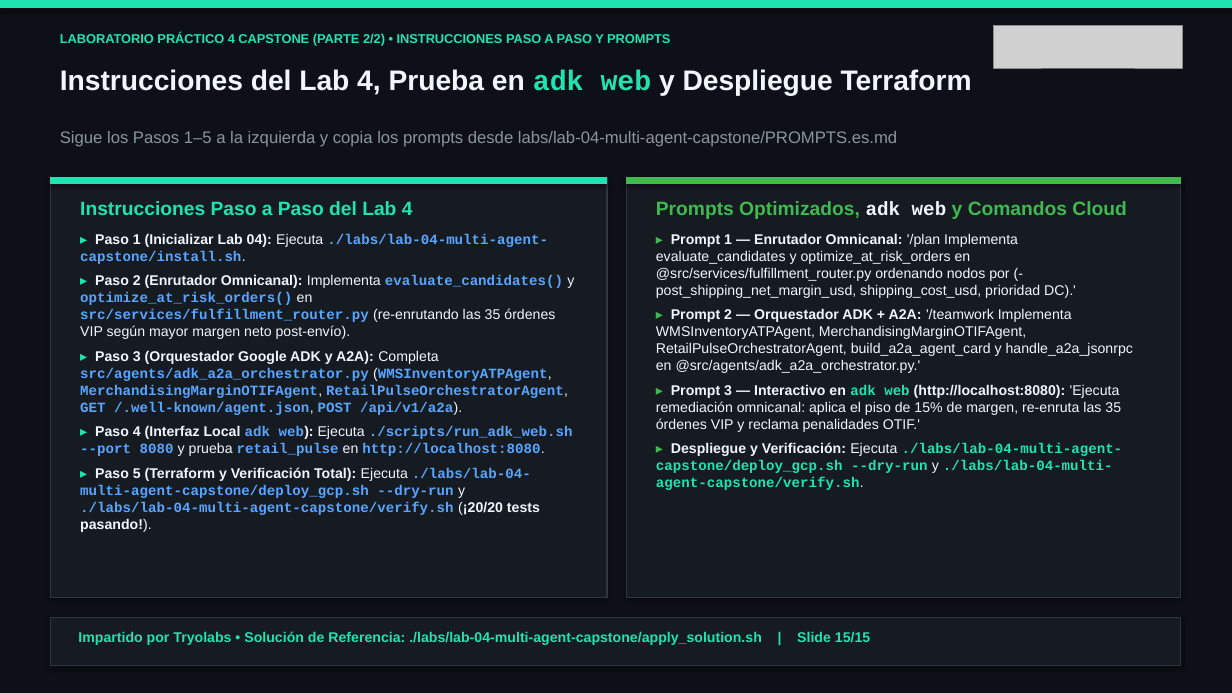
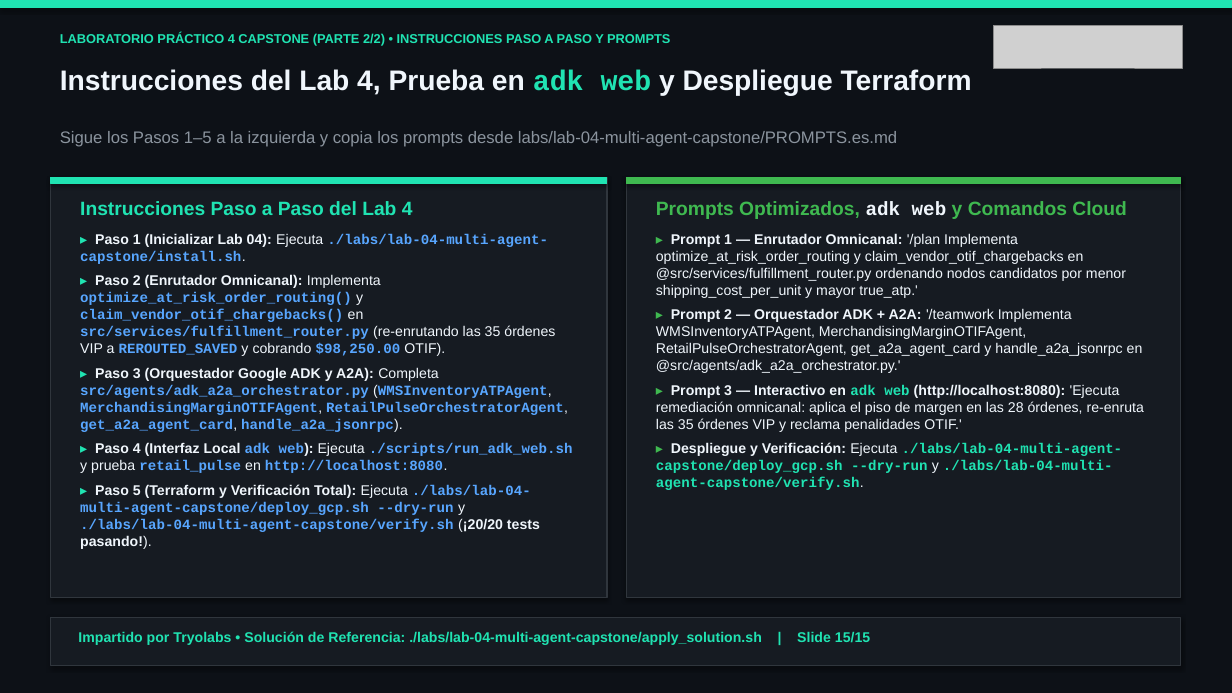
Before and after one commit to tryolabs/antigravity-workshop-retail, a slide deck: slide 15 of slides/antigravity_retail_workshop_es.pptx. Drawn at 1232x693 pixels with LibreOffice and Linux fonts; fonts in the diff are those of the drawing; grey boxes stand for pictures. Boxes give left, top, right and bottom in pixels: in the first picture for what was removed or moved away, otherwise in the second. Text is boxed around its words. In the diff, an @@ line names an element or a change of style, - is before the commit and + after.

```diff
--- a/slides/antigravity_retail_workshop_es.pptx
+++ b/slides/antigravity_retail_workshop_es.pptx
@@ text at [656,233,1144,432]: text changed @@
-▸ Prompt 1 — Enrutador Omnicanal: '/plan Implementa evaluate_candidates y optimize_at_risk_orders en @src/services/fulfillment_router.py ordenando nodos por (-post_shipping_net_margin_usd, shipping_cost_usd, prioridad DC).'
-▸ Prompt 2 — Orquestador ADK + A2A: '/teamwork Implementa WMSInventoryATPAgent, MerchandisingMarginOTIFAgent, RetailPulseOrchestratorAgent, build_a2a_agent_card y handle_a2a_jsonrpc en @src/agents/adk_a2a_orchestrator.py.'
-▸ Prompt 3 — Interactivo en adk web (http://localhost:8080): 'Ejecuta remediación omnicanal: aplica el piso de 15% de margen, re-enruta las 35 órdenes VIP y reclama penalidades OTIF.'
+▸ Prompt 1 — Enrutador Omnicanal: '/plan Implementa optimize_at_risk_order_routing y claim_vendor_otif_chargebacks en @src/services/fulfillment_router.py ordenando nodos candidatos por menor shipping_cost_per_unit y mayor true_atp.'
+▸ Prompt 2 — Orquestador ADK + A2A: '/teamwork Implementa WMSInventoryATPAgent, MerchandisingMarginOTIFAgent, RetailPulseOrchestratorAgent, get_a2a_agent_card y handle_a2a_jsonrpc en @src/agents/adk_a2a_orchestrator.py.'
+▸ Prompt 3 — Interactivo en adk web (http://localhost:8080): 'Ejecuta remediación omnicanal: aplica el piso de margen en las 28 órdenes, re-enruta las 35 órdenes VIP y reclama penalidades OTIF.'
@@ text at [80,274,573,473]: text changed @@
-▸ Paso 2 (Enrutador Omnicanal): Implementa evaluate_candidates() y optimize_at_risk_orders() en src/services/fulfillment_router.py (re-enrutando las 35 órdenes VIP según mayor margen neto post-envío).
-▸ Paso 3 (Orquestador Google ADK y A2A): Completa src/agents/adk_a2a_orchestrator.py (WMSInventoryATPAgent, MerchandisingMarginOTIFAgent, RetailPulseOrchestratorAgent, GET /.well-known/agent.json, POST /api/v1/a2a).
-▸ Paso 4 (Interfaz Local adk web): Ejecuta ./scripts/run_adk_web.sh --port 8080 y prueba retail_pulse en http://localhost:8080.
+▸ Paso 2 (Enrutador Omnicanal): Implementa optimize_at_risk_order_routing() y claim_vendor_otif_chargebacks() en src/services/fulfillment_router.py (re-enrutando las 35 órdenes VIP a REROUTED_SAVED y cobrando $98,250.00 OTIF).
+▸ Paso 3 (Orquestador Google ADK y A2A): Completa src/agents/adk_a2a_orchestrator.py (WMSInventoryATPAgent, MerchandisingMarginOTIFAgent, RetailPulseOrchestratorAgent, get_a2a_agent_card, handle_a2a_jsonrpc).
+▸ Paso 4 (Interfaz Local adk web): Ejecuta ./scripts/run_adk_web.sh y prueba retail_pulse en http://localhost:8080.
```
Also in this commit, not shown: 8 other slides changed, 44 other files.
